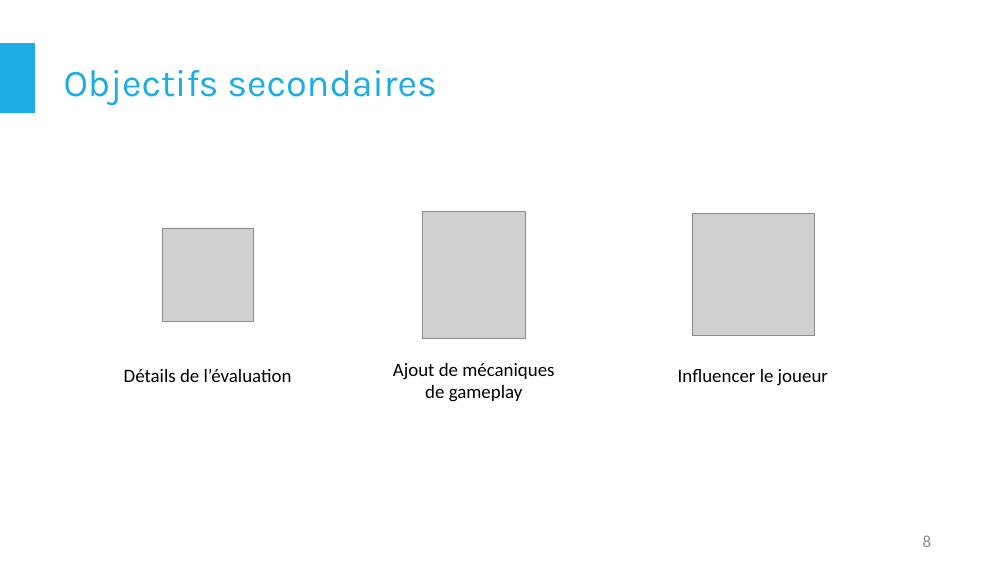
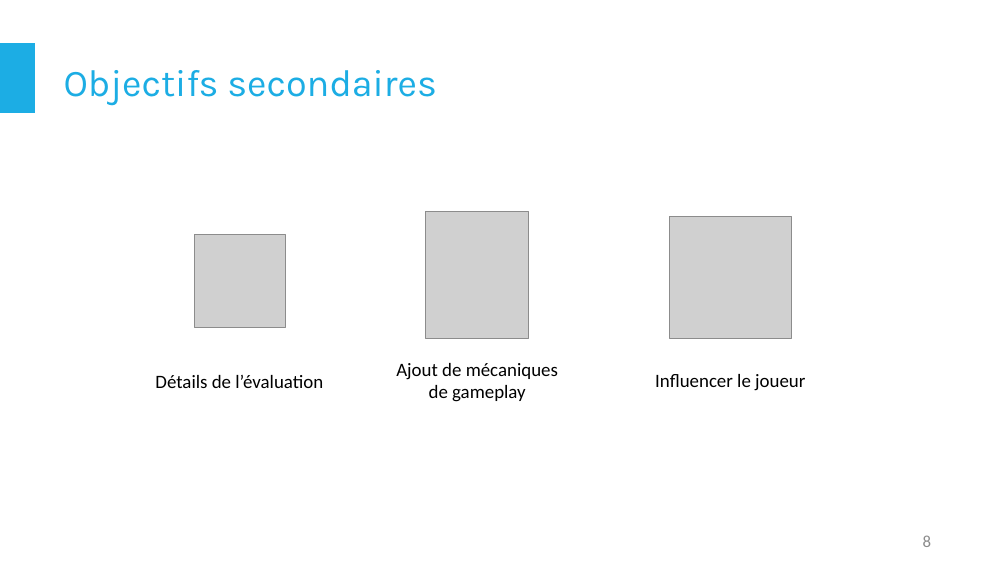
Before and after one commit to LunarX/ProjectTime, a slide deck: slide 8 of Documents/Presentation2.pptx. Drawn at 1008x567 pixels with LibreOffice and Linux fonts; fonts in the diff are those of the drawing; grey boxes stand for pictures. Boxes give left, top, right and bottom in pixels: in the first picture for what was removed or moved away, otherwise in the second. Text is boxed around its words. In the diff, an @@ line names an element or a change of style, - is before the commit and + after.

```diff
--- a/Documents/Presentation2.pptx
+++ b/Documents/Presentation2.pptx
@@ picture: place and size @@
-picture at [163,228,253,322]
+picture at [194,234,285,328]
@@ picture: place and size @@
-picture at [692,214,814,336]
+picture at [669,216,791,338]
@@ text "Ajout de mécaniques de gameplay": place and size @@
-text "Ajout de mécaniques de gameplay" at [393,363,554,402]
+text "Ajout de mécaniques de gameplay" at [396,363,558,402]
@@ text "Détails de l’évaluation": place and size @@
-text "Détails de l’évaluation" at [124,369,292,382]
+text "Détails de l’évaluation" at [155,375,323,388]
@@ text "Influencer le joueur": place and size @@
-text "Influencer le joueur" at [678,369,828,385]
+text "Influencer le joueur" at [655,374,805,391]
```
Also in this commit, not shown: 2 other slides changed.
